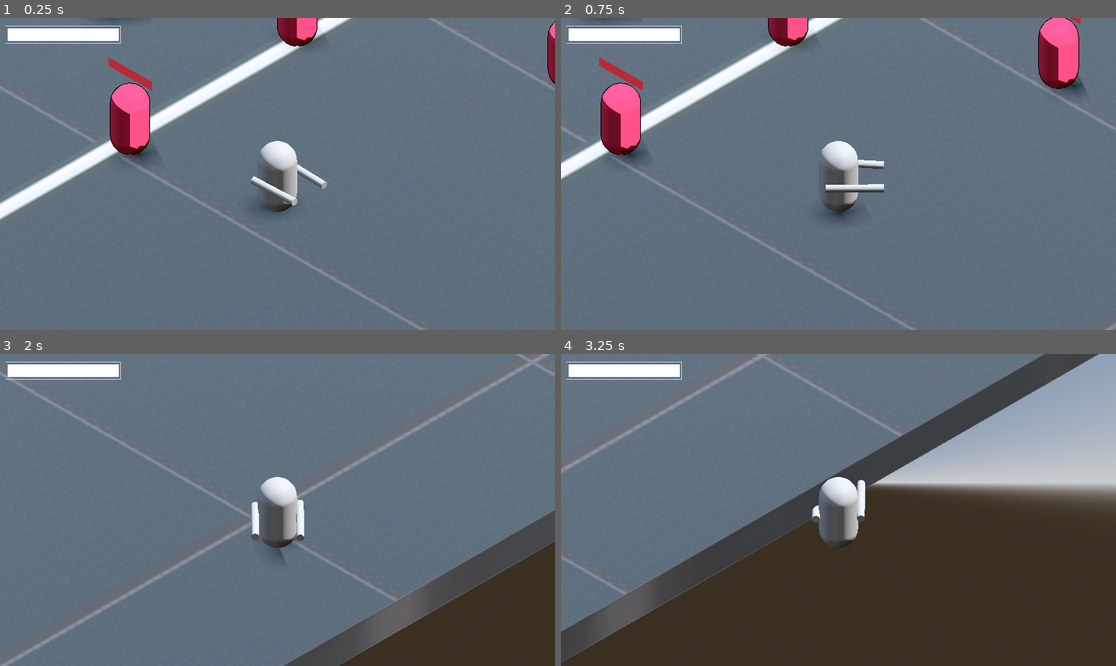
Above: before the commit, frames 1-4 (two rows, left to right).
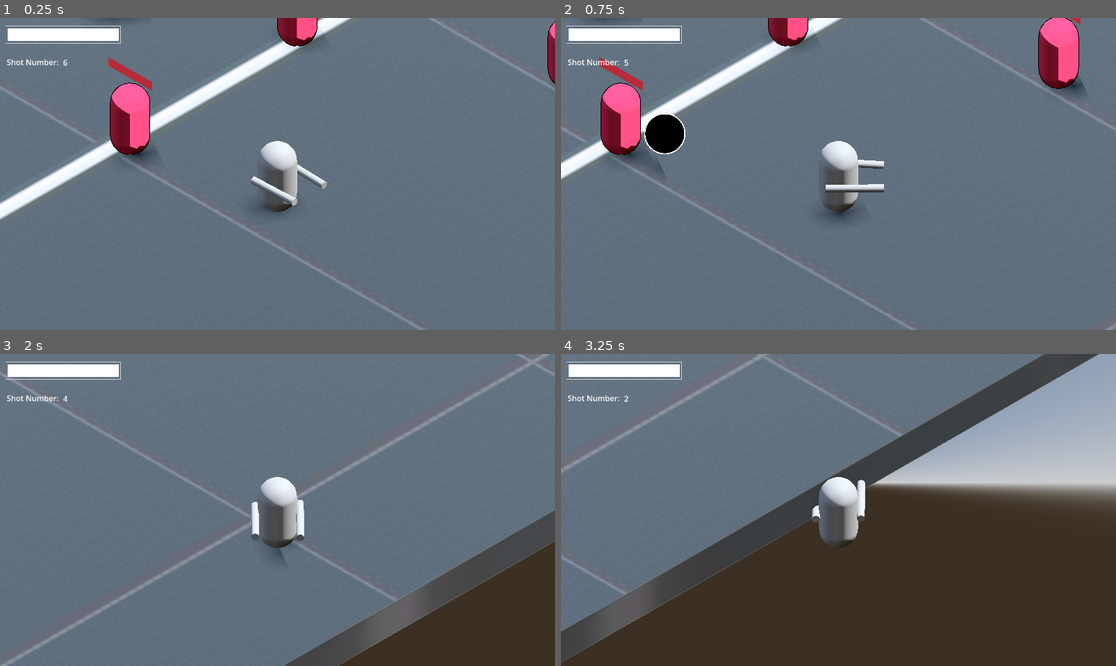
Above: after the commit, the same moments.

Repository: yashGhela/blame
Game: Godot game, scene res://levels/lab.tscn
The game is run twice, just before and just after one commit, with the same random seed, the same clock (stepped at 60 frames per second) and the same inputs. The project has no main scene, so this scene is started directly.
Inputs (mouse positions are in pixels of both pictures, inside the frame that each line leads up to):
- Up to frame 1 (0.25 s): no input
- Up to frame 2 (0.75 s): tap Enter at 0.5 s; move the mouse to (960, 158) at 0.52 s; hold D (right) from 0.53 s (still down); tap F (fire) at 0.6 s
- Up to frame 3 (2 s): tap Space (jump) at 0.77, 1.52 s; move the mouse to (166, 525) at 1.27 s; release D (right) at 1.28 s; hold S (back) from 1.28 s (still down); right-click (166, 525) at 1.35 s; tap F (fire) at 1.55 s
- Up to frame 4 (3.25 s): move the mouse to (894, 441) at 2.02 s; release S (back) at 2.03 s; hold D (right) 2.03-2.78 s; tap F (fire) at 2.1, 3.05 s; move the mouse to (810, 572) at 2.77 s; hold W (forward) from 2.78 s (still down); click (810, 572) at 2.85 s; tap Space (jump) at 3.02 s

The runs differ from the first frame. In frame 1, 0.1% of the frame differs, in the area x 1-13%, y 13-16%; in frame 2, 0.9%, in the area x 1-23%, y 13-50%; in frame 3, 0.1%; in frame 4, 0.1%.

Commit message:
gun built

Diff:
--- a/gameplay-elements/player.tscn
+++ b/gameplay-elements/player.tscn
@@ -2,6 +2,7 @@
 
 [ext_resource type="Script" uid="uid://cxoaks62tgj6h" path="res://scripts/camera_pivot.gd" id="1_1qg6e"]
 [ext_resource type="Script" uid="uid://jm5fl2d8qbk1" path="res://scripts/player.gd" id="1_7xu6t"]
+[ext_resource type="PackedScene" uid="uid://c4kjijnttjoi8" path="res://gameplay-elements/playershot.tscn" id="2_05j85"]
 [ext_resource type="Script" uid="uid://b7e63djr4gt5y" path="res://scripts/enemy_detector.gd" id="3_kuag1"]
 
 [sub_resource type="CapsuleMesh" id="CapsuleMesh_5rg3e"]
@@ -260,6 +261,7 @@
 
 [node name="Player" type="CharacterBody3D" unique_id=1172021385 groups=["Player"]]
 script = ExtResource("1_7xu6t")
+bullet = ExtResource("2_05j85")
 
 [node name="body" type="MeshInstance3D" parent="." unique_id=1924451069]
 mesh = SubResource("CapsuleMesh_5rg3e")
@@ -307,6 +309,20 @@
 value = 50.0
 show_percentage = false
 
+[node name="shotnumberslabel" type="Label" parent="CanvasLayer" unique_id=2008028537]
+offset_left = 14.0
+offset_top = 80.0
+offset_right = 54.0
+offset_bottom = 103.0
+text = "Shot Number: "
+
+[node name="shotamount" type="Label" parent="CanvasLayer" unique_id=1846336593]
+offset_left = 131.0
+offset_top = 81.0
+offset_right = 171.0
+offset_bottom = 104.0
+text = "6"
+
 [node name="InteractionZone" type="Area3D" parent="." unique_id=1056080400 groups=["Player"]]
 
 [node name="CollisionShape3D" type="CollisionShape3D" parent="InteractionZone" unique_id=2059397340]
--- /dev/null
+++ b/gameplay-elements/playershot.tscn
@@ -0,0 +1,48 @@
+[gd_scene format=3 uid="uid://c4kjijnttjoi8"]
+
+[ext_resource type="Script" uid="uid://m2xkycfsvosa" path="res://scripts/playershot.gd" id="1_ff3vq"]
+
+[sub_resource type="ProceduralSkyMaterial" id="ProceduralSkyMaterial_0r8tn"]
+sky_horizon_color = Color(0.66224277, 0.6717428, 0.6867428, 1)
+ground_horizon_color = Color(0.66224277, 0.6717428, 0.6867428, 1)
+
+[sub_resource type="Sky" id="Sky_ff3vq"]
+sky_material = SubResource("ProceduralSkyMaterial_0r8tn")
+
+[sub_resource type="Environment" id="Environment_md5mn"]
+background_mode = 2
+sky = SubResource("Sky_ff3vq")
+tonemap_mode = 2
+glow_enabled = true
+glow_bloom = 0.8
+
+[sub_resource type="SphereShape3D" id="SphereShape3D_0r8tn"]
+radius = 0.64123863
+
+[sub_resource type="StandardMaterial3D" id="StandardMaterial3D_ff3vq"]
+cull_mode = 1
+shading_mode = 0
+grow = true
+grow_amount = 0.03
+
+[sub_resource type="StandardMaterial3D" id="StandardMaterial3D_0r8tn"]
+next_pass = SubResource("StandardMaterial3D_ff3vq")
+shading_mode = 0
+albedo_color = Color(0, 0, 0, 1)
+
+[sub_resource type="SphereMesh" id="SphereMesh_ff3vq"]
+material = SubResource("StandardMaterial3D_0r8tn")
+
+[node name="playershot" type="Area3D" unique_id=264403298]
+script = ExtResource("1_ff3vq")
+
+[node name="WorldEnvironment" type="WorldEnvironment" parent="." unique_id=1958844165]
+environment = SubResource("Environment_md5mn")
+
+[node name="CollisionShape3D" type="CollisionShape3D" parent="." unique_id=1861447203]
+shape = SubResource("SphereShape3D_0r8tn")
+
+[node name="MeshInstance3D" type="MeshInstance3D" parent="." unique_id=1716782322]
+mesh = SubResource("SphereMesh_ff3vq")
+
+[connection signal="body_entered" from="." to="." method="_on_body_entered"]
--- a/scripts/player.gd
+++ b/scripts/player.gd
@@ -9,6 +9,8 @@
 @export var hit_pull_distance := 1.0
 @export var hit_pull_speed := 8.0
 @export var is_phasing:=false
+@export var bullet:PackedScene
+var bulletinst
 
 @onready var health_bar: ProgressBar = $"CanvasLayer/health bar"
 @onready var body: MeshInstance3D = $body
@@ -17,6 +19,7 @@
 @onready var hand_1_col: CollisionShape3D = $body/hand1/hand1area/hand1col
 @onready var hand_2_col: CollisionShape3D = $body/hand2/hand2area/hand2col
 @onready var enemy_detector: Node = $EnemyDetector
+@onready var shotamount: Label = $CanvasLayer/shotamount
 
 const FIRE_RELOAD=1.5
 var fire_shots:=6
@@ -59,6 +62,7 @@
 
 func _process(delta: float) -> void:
 	health_bar.value=health
+	shotamount.text= str(fire_shots)
 
 
 func _physics_process(delta: float) -> void:
@@ -93,6 +97,10 @@
 
 		snap()
 
+
+	if Input.is_action_just_pressed("fire"):
+		fire()
+
 	movement(delta)
 	move_and_slide()
 
@@ -169,8 +177,38 @@
 			)
 
 func fire():
-	if fire_shots<=0 and not is_reloading:
-		return
+	if fire_shots<=0 or is_reloading:
+		return
+
+
+	fire_shots-=1
+
+	bulletinst = bullet.instantiate()
+
+	get_tree().current_scene.add_child(bulletinst)
+
+	bulletinst.global_position = global_position
+
+	var target= enemy_detector.get_closest_enemy()
+
+	var tween = create_tween()
+
+	tween.set_trans(Tween.TRANS_SINE)
+	tween.set_ease(Tween.EASE_OUT)
+
+	tween.tween_property(
+		bulletinst,
+		"global_position",
+		target.global_position,
+		SNAP_DURATION
+	)
+
+	await tween.finished
+
+	if bulletinst:
+		bulletinst.queue_free()
+
+
 
 
 	if fire_shots<=0:
--- /dev/null
+++ b/scripts/playershot.gd
@@ -0,0 +1,10 @@
+extends Area3D
+
+
+func _on_body_entered(body: Node3D) -> void:
+	if body.is_in_group("Enemy"):
+		var kd = global_position.direction_to(body.global_position)
+		kd.y=0;
+		var kv = 25
+		body.get_knockback(kd,kv,20)
+		queue_free()
Not shown, added: scripts/playershot.gd.uid
